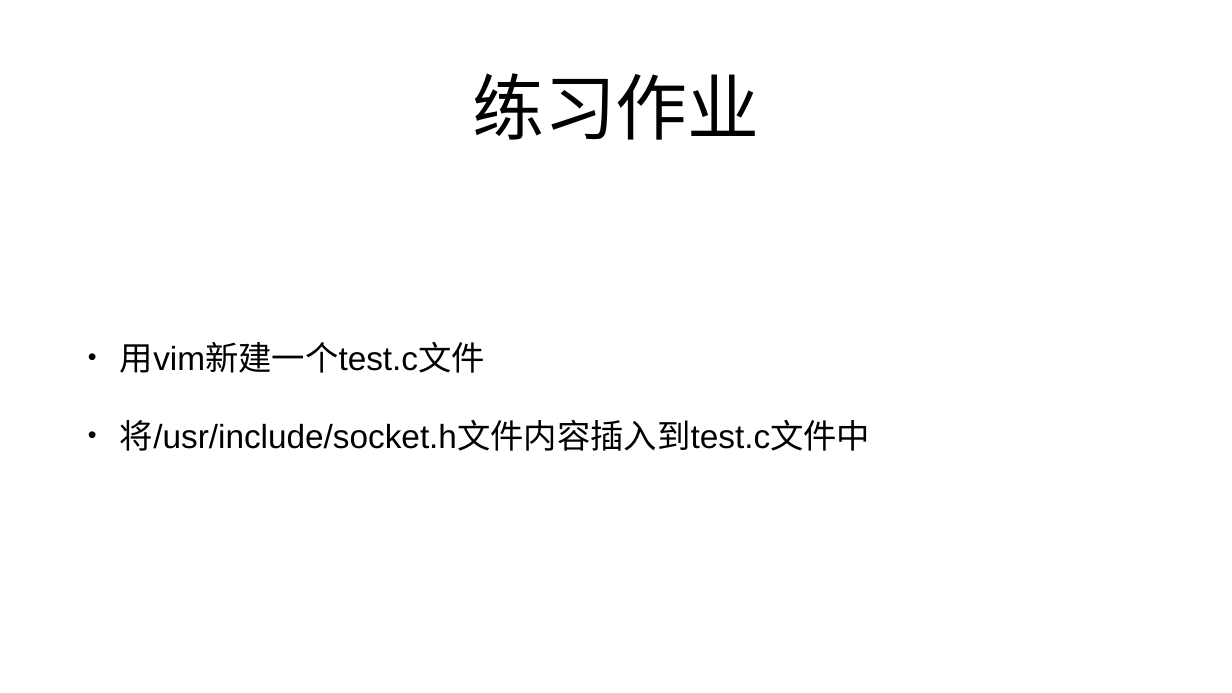
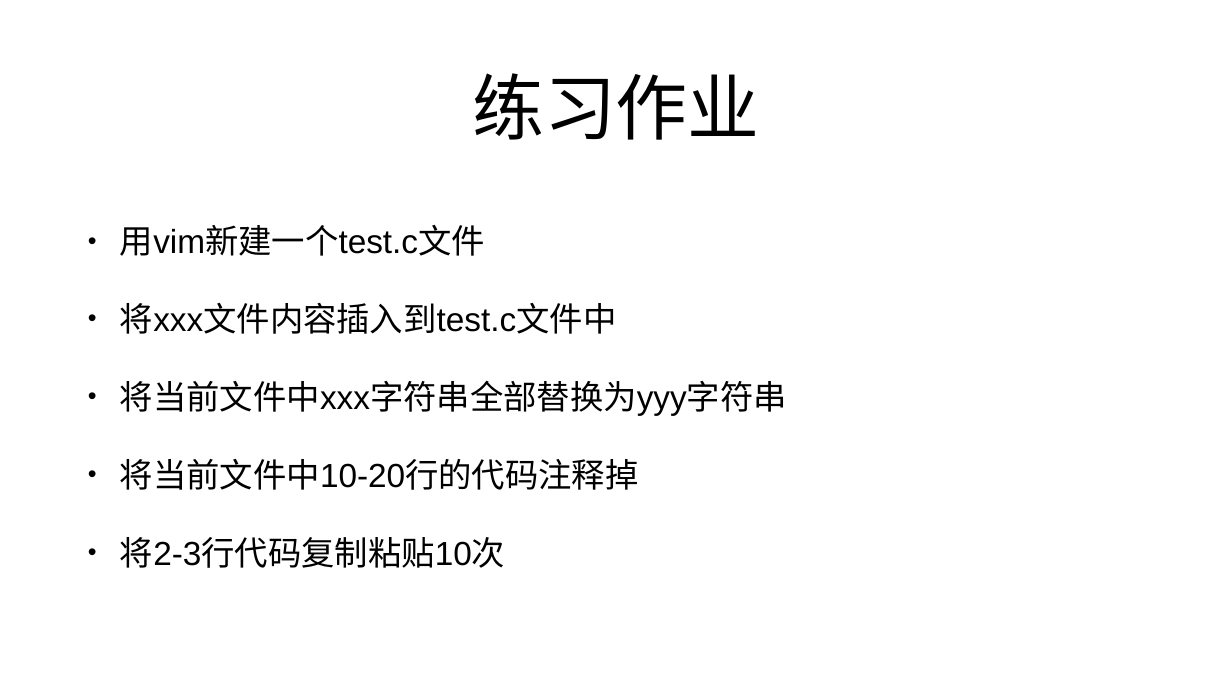
Before and after one commit to mengning/linuxstart, a slide deck: slide 19 of L3/3Vim.pptx. Drawn at 1232x693 pixels with LibreOffice and Linux fonts; fonts in the diff are those of the drawing. Boxes give left, top, right and bottom in pixels: in the first picture for what was removed or moved away, otherwise in the second. Text is boxed around its words. In the diff, an @@ line names an element or a change of style, - is before the commit and + after.

```diff
--- a/L3/3Vim.pptx
+++ b/L3/3Vim.pptx
@@ text at (120, 303, 787, 568): text changed @@
-• 将/usr/include/socket.h文件内容插入到test.c文件中
+• 将xxx文件内容插入到test.c文件中
+• 将当前文件中xxx字符串全部替换为yyy字符串
+• 将当前文件中10-20行的代码注释掉
+• 将2-3行代码复制粘贴10次
```
Also in this commit, not shown: 2 other files.
